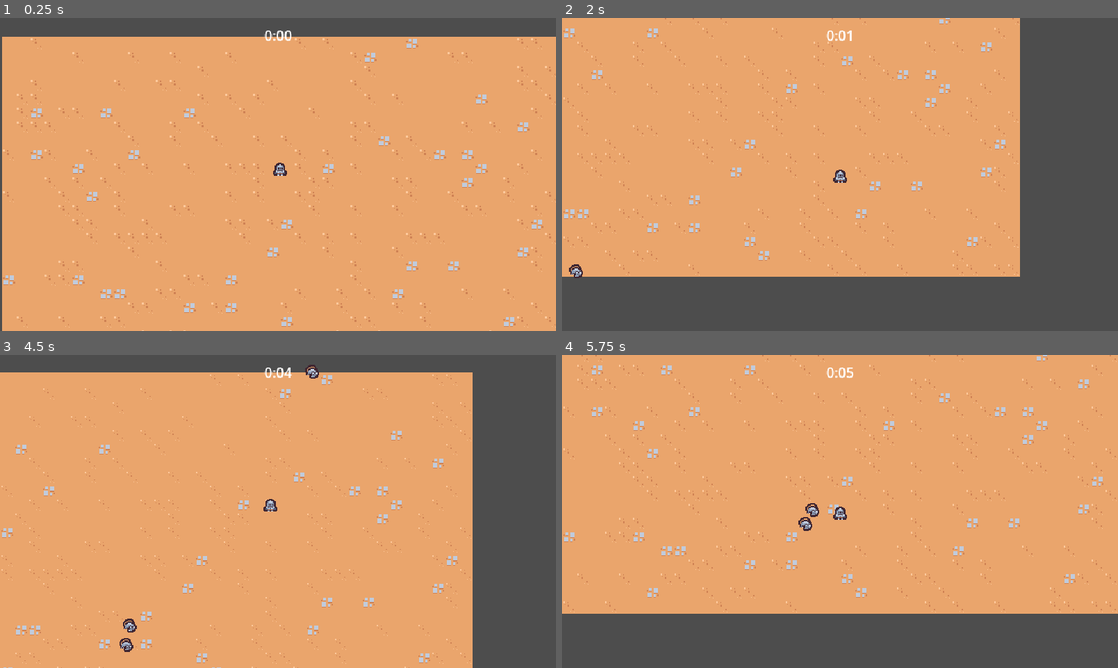
Above: before the commit, frames 1-4 (two rows, left to right).
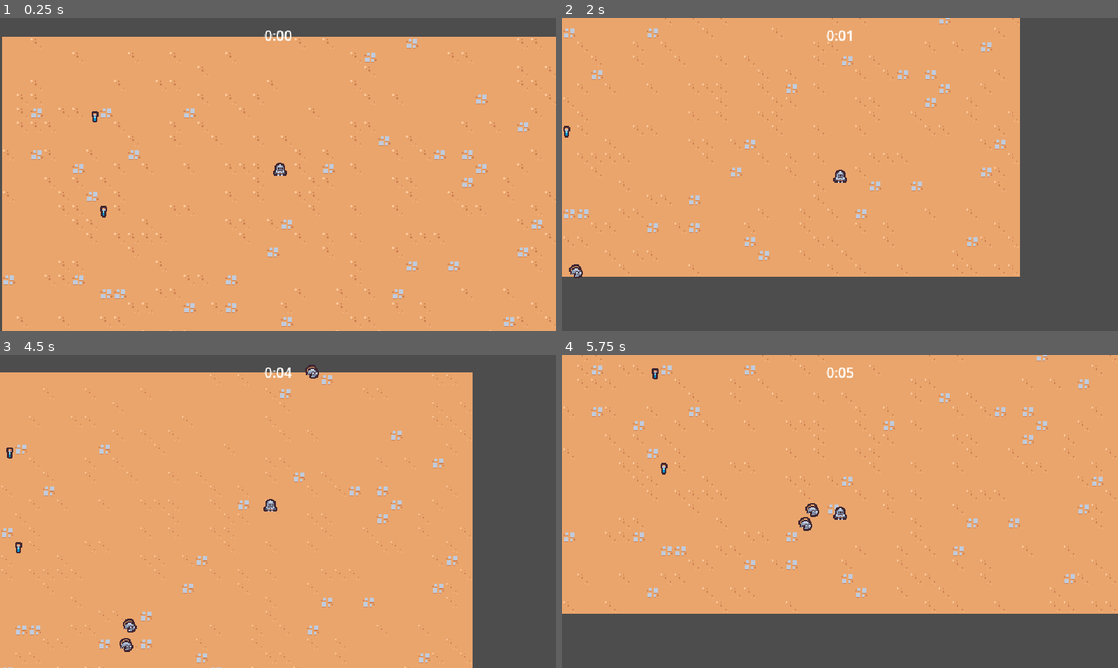
Above: after the commit, the same moments.

Repository: rprav-n/2D-Survivors-Style-Game
Game: Godot game, scene res://scenes/main/main.tscn
Two runs of this game, one before a commit and one after it. Both use one fixed random seed, a clock stepped at 60 frames per second and the inputs below.
Inputs:
- Up to frame 1 (0.25 s): no input
- Up to frame 2 (2 s): hold D (move_right) 0.53-1.28 s; hold S (move_down) from 1.28 s (still down)
- Up to frame 3 (4.5 s): release S (move_down) at 2.03 s; hold D (move_right) 2.03-2.78 s; hold W (move_up) 2.78-3.53 s; hold Left (move_left) from 3.53 s (still down)
- Up to frame 4 (5.75 s): release Left (move_left) at 5.03 s; hold S (move_down) from 5.03 s (still down)

The runs differ from the first frame. In frame 1, less than 0.1% of the frame differs, in the area x 16-20%, y 29-64%; in frame 2, less than 0.1%; in frame 3, less than 0.1%; in frame 4, less than 0.1%.

Commit message:
Folder restructure + Add Experience Vial Scene

Diff:
--- a/project.godot
+++ b/project.godot
@@ -56,6 +56,7 @@
 2d_physics/layer_2="Player"
 2d_physics/layer_3="Enemy"
 2d_physics/layer_4="EnemyCollision"
+2d_physics/layer_5="PlayerPickup"
 
 [rendering]
 
--- a/scenes/basic_enemy/basic_enemy.tscn
+++ b/scenes/game_object/basic_enemy/basic_enemy.tscn
@@ -1,7 +1,7 @@
 [gd_scene load_steps=5 format=3 uid="uid://40po7bphxfqo"]
 
-[ext_resource type="Texture2D" uid="uid://dt0hevxiqva4y" path="res://scenes/basic_enemy/basic_enemy.png" id="1_av45i"]
-[ext_resource type="Script" path="res://scenes/basic_enemy/basic_enemy.gd" id="1_gw5xw"]
+[ext_resource type="Texture2D" uid="uid://dt0hevxiqva4y" path="res://scenes/game_object/basic_enemy/basic_enemy.png" id="1_av45i"]
+[ext_resource type="Script" path="res://scenes/game_object/basic_enemy/basic_enemy.gd" id="1_gw5xw"]
 
 [sub_resource type="CircleShape2D" id="CircleShape2D_gloeq"]
 radius = 12.0
--- /dev/null
+++ b/scenes/game_object/experience_vial/experience_vial.gd
@@ -0,0 +1,13 @@
+extends Node2D
+
+class_name ExperienceVial
+
+@onready var area_2d: Area2D = $Area2D
+
+
+func _ready() -> void:
+	area_2d.area_entered.connect(_on_area_entered)
+
+
+func _on_area_entered(_other_area: Area2D) -> void:
+	queue_free()
--- /dev/null
+++ b/scenes/game_object/experience_vial/experience_vial.tscn
@@ -0,0 +1,20 @@
+[gd_scene load_steps=4 format=3 uid="uid://cdp6s5om86rck"]
+
+[ext_resource type="Texture2D" uid="uid://re2h6p6tyfif" path="res://scenes/game_object/experience_vial/experience_vial.png" id="1_ak5rr"]
+[ext_resource type="Script" path="res://scenes/game_object/experience_vial/experience_vial.gd" id="1_otu3o"]
+
+[sub_resource type="CircleShape2D" id="CircleShape2D_sxijd"]
+radius = 16.0
+
+[node name="ExperienceVial" type="Node2D"]
+script = ExtResource("1_otu3o")
+
+[node name="Area2D" type="Area2D" parent="."]
+collision_layer = 0
+collision_mask = 16
+
+[node name="CollisionShape2D" type="CollisionShape2D" parent="Area2D"]
+shape = SubResource("CircleShape2D_sxijd")
+
+[node name="Sprite2D" type="Sprite2D" parent="."]
+texture = ExtResource("1_ak5rr")
--- a/scenes/game_camera/game_camera.tscn
+++ b/scenes/game_object/game_camera/game_camera.tscn
@@ -1,6 +1,6 @@
 [gd_scene load_steps=2 format=3 uid="uid://c5fs3kt8jleqe"]
 
-[ext_resource type="Script" path="res://scenes/game_camera/game_camera.gd" id="1_gxhge"]
+[ext_resource type="Script" path="res://scenes/game_object/game_camera/game_camera.gd" id="1_gxhge"]
 
 [node name="GameCamera" type="Camera2D"]
 script = ExtResource("1_gxhge")
--- a/scenes/player/player.tscn
+++ b/scenes/game_object/player/player.tscn
@@ -1,8 +1,11 @@
-[gd_scene load_steps=5 format=3 uid="uid://21c4v1u2x55t"]
+[gd_scene load_steps=6 format=3 uid="uid://21c4v1u2x55t"]
 
-[ext_resource type="Texture2D" uid="uid://w1bsvhpih3hk" path="res://scenes/player/player.png" id="1_4x66v"]
-[ext_resource type="Script" path="res://scenes/player/player.gd" id="1_raj11"]
+[ext_resource type="Texture2D" uid="uid://w1bsvhpih3hk" path="res://scenes/game_object/player/player.png" id="1_4x66v"]
+[ext_resource type="Script" path="res://scenes/game_object/player/player.gd" id="1_raj11"]
 [ext_resource type="PackedScene" uid="uid://bldakjdbeg5ld" path="res://scenes/abilities/sword_ability_controller/sword_ability_controller.tscn" id="2_wn3ir"]
+
+[sub_resource type="CircleShape2D" id="CircleShape2D_1qn6m"]
+radius = 32.0
 
 [sub_resource type="CircleShape2D" id="CircleShape2D_dulxf"]
 radius = 5.0
@@ -16,6 +19,14 @@
 
 [node name="SwordAbilityController" parent="AbilityManager" instance=ExtResource("2_wn3ir")]
 
+[node name="PickupArea" type="Area2D" parent="."]
+position = Vector2(0, -6)
+collision_layer = 16
+collision_mask = 0
+
+[node name="CollisionShape2D" type="CollisionShape2D" parent="PickupArea"]
+shape = SubResource("CircleShape2D_1qn6m")
+
 [node name="Sprite2D" type="Sprite2D" parent="."]
 texture = ExtResource("1_4x66v")
 offset = Vector2(0, -8)
--- a/scenes/main/main.tscn
+++ b/scenes/main/main.tscn
@@ -1,11 +1,12 @@
-[gd_scene load_steps=7 format=3 uid="uid://stu8jaa7e34b"]
+[gd_scene load_steps=8 format=3 uid="uid://stu8jaa7e34b"]
 
 [ext_resource type="PackedScene" uid="uid://bfou61qpaik5b" path="res://scenes/ui/arena_time_ui.tscn" id="1_eydaa"]
-[ext_resource type="PackedScene" uid="uid://c5fs3kt8jleqe" path="res://scenes/game_camera/game_camera.tscn" id="1_f8a7d"]
+[ext_resource type="PackedScene" uid="uid://c5fs3kt8jleqe" path="res://scenes/game_object/game_camera/game_camera.tscn" id="1_f8a7d"]
 [ext_resource type="TileSet" uid="uid://be30pah2onuvf" path="res://resources/tile_set.tres" id="1_tjjma"]
-[ext_resource type="PackedScene" uid="uid://21c4v1u2x55t" path="res://scenes/player/player.tscn" id="1_uw2hb"]
+[ext_resource type="PackedScene" uid="uid://21c4v1u2x55t" path="res://scenes/game_object/player/player.tscn" id="1_uw2hb"]
 [ext_resource type="PackedScene" uid="uid://35asgu6kqhg4" path="res://scenes/manager/arena_time_manager.tscn" id="2_g8pya"]
 [ext_resource type="PackedScene" uid="uid://dvfqtm3mshls7" path="res://scenes/manager/enemy_manager.tscn" id="4_73j8e"]
+[ext_resource type="PackedScene" uid="uid://cdp6s5om86rck" path="res://scenes/game_object/experience_vial/experience_vial.tscn" id="7_m71jl"]
 
 [node name="Main" type="Node"]
 
@@ -25,3 +26,9 @@
 
 [node name="Player" parent="." instance=ExtResource("1_uw2hb")]
 position = Vector2(320, 160)
+
+[node name="ExperienceVial" parent="." instance=ExtResource("7_m71jl")]
+position = Vector2(107, 92)
+
+[node name="ExperienceVial2" parent="." instance=ExtResource("7_m71jl")]
+position = Vector2(117, 201)
--- a/scenes/manager/enemy_manager.tscn
+++ b/scenes/manager/enemy_manager.tscn
@@ -1,7 +1,7 @@
 [gd_scene load_steps=3 format=3 uid="uid://dvfqtm3mshls7"]
 
 [ext_resource type="Script" path="res://scenes/manager/enemy_manager.gd" id="1_gx76j"]
-[ext_resource type="PackedScene" uid="uid://40po7bphxfqo" path="res://scenes/basic_enemy/basic_enemy.tscn" id="2_nspux"]
+[ext_resource type="PackedScene" uid="uid://40po7bphxfqo" path="res://scenes/game_object/basic_enemy/basic_enemy.tscn" id="2_nspux"]
 
 [node name="EnemyManager" type="Node"]
 script = ExtResource("1_gx76j")
Renamed: scenes/basic_enemy/basic_enemy.gd -> scenes/game_object/basic_enemy/basic_enemy.gd
Renamed: scenes/basic_enemy/basic_enemy.png -> scenes/game_object/basic_enemy/basic_enemy.png
Not shown, changed: scenes/game_object/basic_enemy/basic_enemy.png.import
Binary file added: scenes/game_object/experience_vial/experience_vial.png
Not shown, added: scenes/game_object/experience_vial/experience_vial.png.import
Renamed: scenes/game_camera/game_camera.gd -> scenes/game_object/game_camera/game_camera.gd
Renamed: scenes/player/player.gd -> scenes/game_object/player/player.gd
Renamed: scenes/player/player.png -> scenes/game_object/player/player.png
Not shown, changed: scenes/game_object/player/player.png.import
